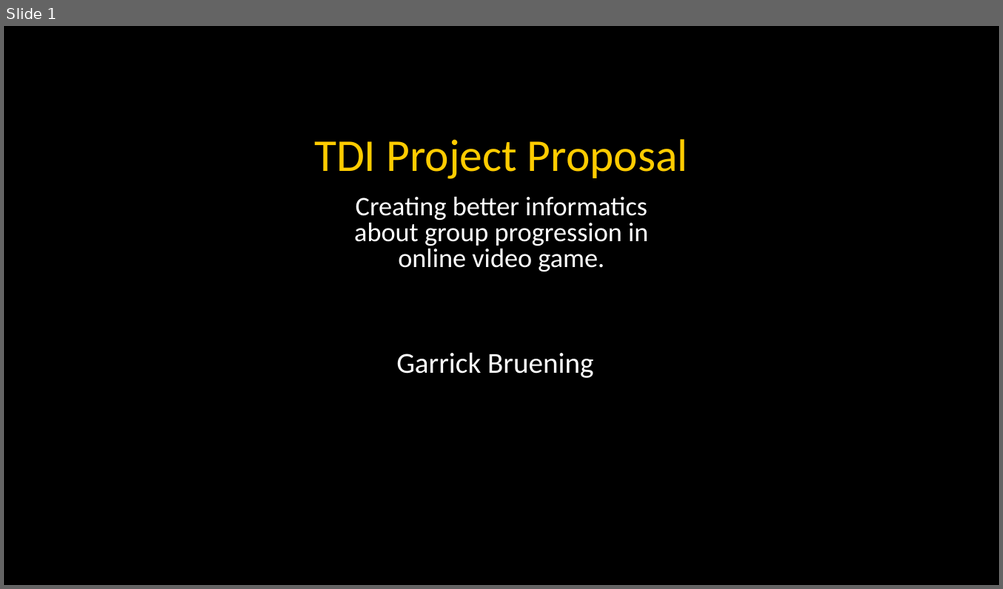
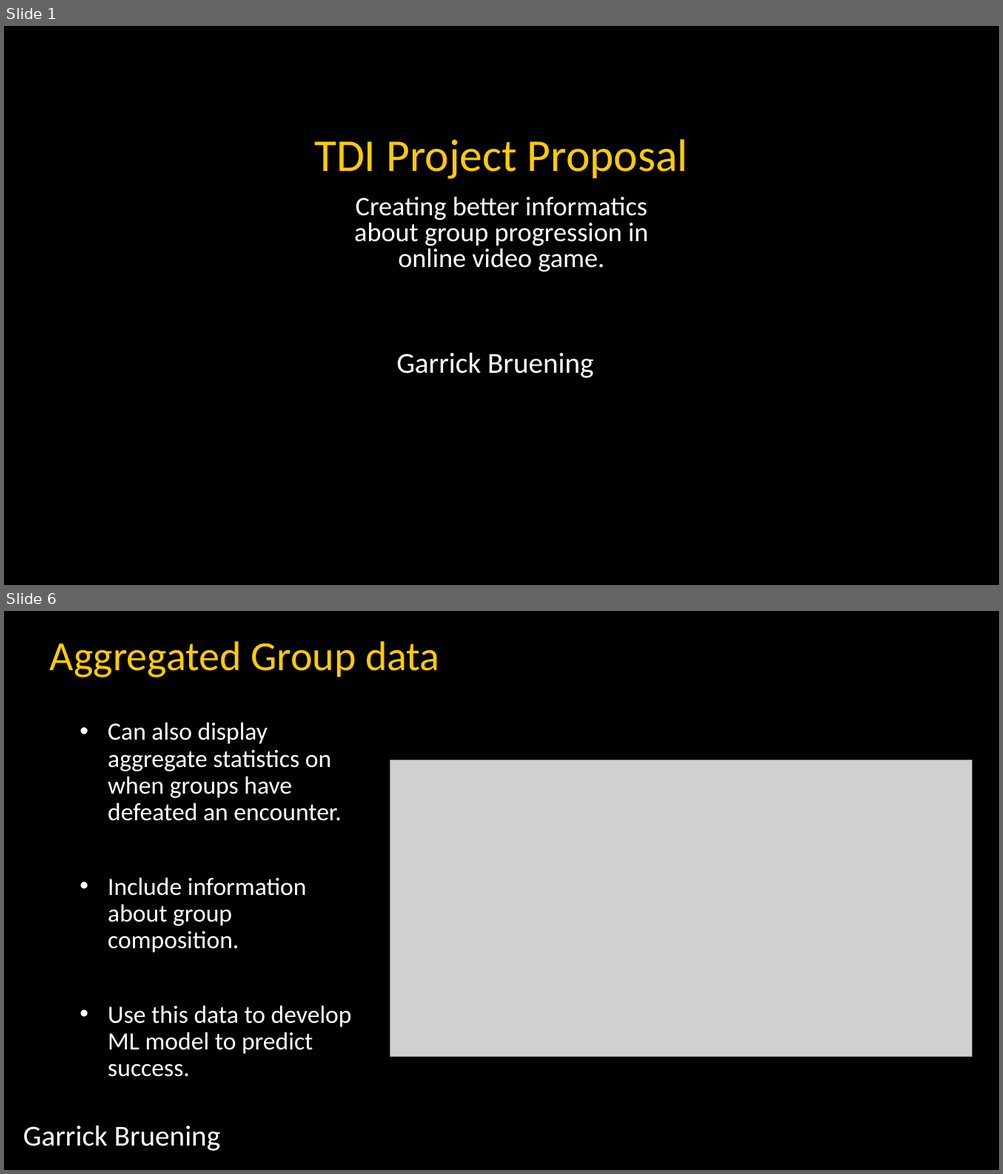
Before and after one commit to GBruening/succes_predictor, a slide deck: TDI/TDI_pitch.pptx. Shown one above the other, each under a label of ours: slide 1 before the commit, slides 1 and 6 after it; the slides between them are not shown. The pictures are 1003x589 and 1003x1174 pixels, drawn with LibreOffice and Linux fonts; fonts in the diff are those of the drawing; grey boxes stand for pictures. Boxes give left, top, right and bottom in pixels: in the first picture for what was removed or moved away, otherwise in the second. Text is boxed around its words. In the diff, an @@ line names an element or a change of style, - is before the commit and + after.

Commit message:
Building models for prediction. Added functions to create data sets, now testing ML models

```diff
--- a/TDI/TDI_pitch.pptx
+++ b/TDI/TDI_pitch.pptx
@@ slide 6 added at (4, 611, 999, 1170), background #000000 @@
@@ text added at (50, 641, 440, 678), 40 pt, text #FFCC00 @@
+Aggregated Group data
@@ text added at (108, 722, 352, 1077), 24 pt, text #FFFFFF @@
+• Can also display aggregate statistics on when groups have defeated an encounter.
+• Include information about group composition.
+• Use this data to develop ML model to predict success.
@@ picture added at (390, 760, 972, 1057) @@
@@ text added at (23, 1125, 220, 1151), 28 pt, text #FFFFFF @@
+Garrick Bruening
```
Also in this commit, not shown: 4 slides changed, 1 other slide added, 1 slide removed, 18 other files.
